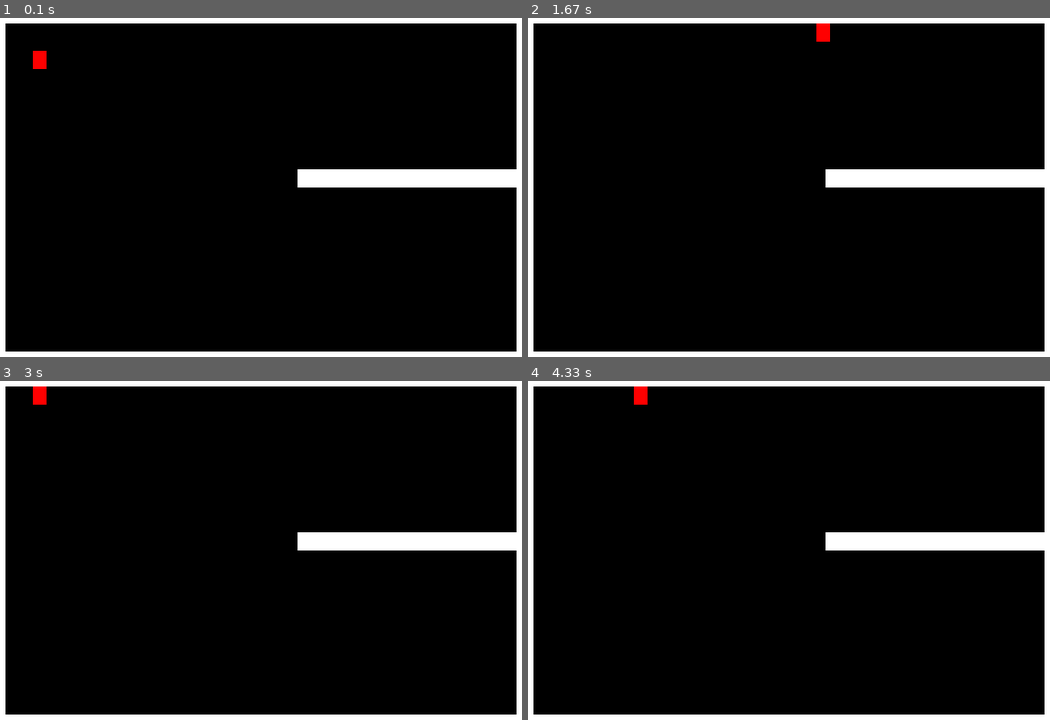
Above: before the commit, frames 1-4 (two rows, left to right).
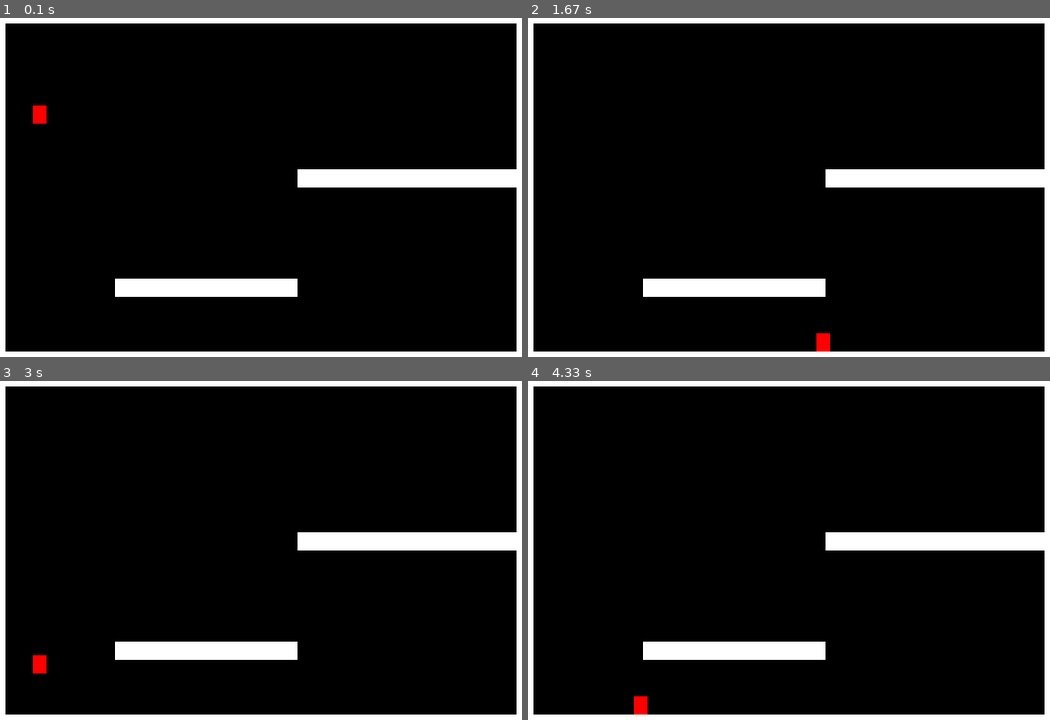
Above: after the commit, the same moments.

Repository: andarms/pygame-fun-experiments
Game: pygame game, started from platformer.py
Same seed, same stepped clock (60 frames per second), same inputs: the game is played once before the commit and once after it.
Inputs:
- Up to frame 1 (0.1 s): no input
- Up to frame 2 (1.67 s): hold Right 0.33-0.8 s; hold Up 0.83-1.13 s; hold Right 1.17-1.63 s
- Up to frame 3 (3 s): hold Left 1.67-2.2 s; hold Left 2.23-2.63 s; hold Up from 2.67 s (still down)
- Up to frame 4 (4.33 s): release Up at 3.03 s; hold Right 3.07-3.7 s; hold Left 3.73-4.2 s; hold Right from 4.23 s (still down)

The runs differ from the first frame. In frame 1, 2.2% of the frame differs, in the area x 6-57%, y 9-83%; in frame 2, 2.2%; in frame 3, 2.2%; in frame 4, 2.2%.

Commit message:
Add simple physics gravity and jumping

Diff:
--- a/platformer.py
+++ b/platformer.py
@@ -5,6 +5,8 @@
 WHITE = (255, 255, 255)
 BLACK = (0, 0, 0)
 RED = (255, 0, 0)
+
+GRAVITY = 9.81
 
 LEVEL_MAP = [
 	'##############################',
@@ -22,7 +24,7 @@
 	'#                            #',
 	'#                            #',
 	'#                            #',
-	'#                            #',
+	'#      ##########            #',
 	'#                            #',
 	'#                            #',
 	'#                            #',
@@ -71,43 +73,59 @@
 		self.speed = 5
 		self.vx = 0
 		self.vy = 0
+		self.jump_power = -1.03
+		self.max_jump_length = -15
 
 		self.runing = False
+		self.falling = True
+		self.jumping = False
+
 
 	def handle_input(self, keys):
 		self.runing = False
 		self.vx = 0
-		self.vy = 0
 		if keys[pg.K_LEFT]:
 			self.vx = -self.speed
 			self.runing = True
-		elif keys[pg.K_RIGHT]:
+		if keys[pg.K_RIGHT]:
 			self.vx = self.speed
 			self.runing = True
-		elif keys[pg.K_UP]:
-			self.vy = -self.speed
-			self.runing = True
-		elif keys[pg.K_DOWN]:
-			self.vy = self.speed
-			self.runing = True
+		if keys[pg.K_UP]:
+			self.jumping = True
 
 	def update(self, level):
+
 		if self.runing:
 			self.rect.x += self.vx
-			collitions = pg.sprite.spritecollide(self, level, False)
-			if collitions:
-				if self.vx > 0:
-					self.rect.right = collitions[0].rect.left
-				else:
-					self.rect.left = collitions[0].rect.right
 
-			self.rect.y += self.vy
-			collitions = pg.sprite.spritecollide(self, level, False)
-			if collitions:
-				if self.vy > 0:
-					self.rect.bottom = collitions[0].rect.top
-				else:
-					self.rect.top = collitions[0].rect.bottom
+		collitions = pg.sprite.spritecollide(self, level, False)
+		if collitions:
+			if self.vx > 0:
+				self.rect.right = collitions[0].rect.left
+			else:
+				self.rect.left = collitions[0].rect.right
+
+		if self.jumping and not self.falling:
+			self.vy += self.jump_power
+			if self.vy < self.max_jump_length:
+				self.falling = True
+				self.vy = 0
+				self.jumping = False
+
+		self.rect.y += self.vy
+
+		if self.falling:
+			self.rect.y += GRAVITY
+
+		collitions = pg.sprite.spritecollide(self, level, False)
+		if collitions:
+			if self.falling:
+				self.rect.bottom = collitions[0].rect.top
+				self.falling = False
+			else:
+				self.rect.top = collitions[0].rect.bottom
+		elif not self.jumping:
+			self.falling = True
 
 
 
